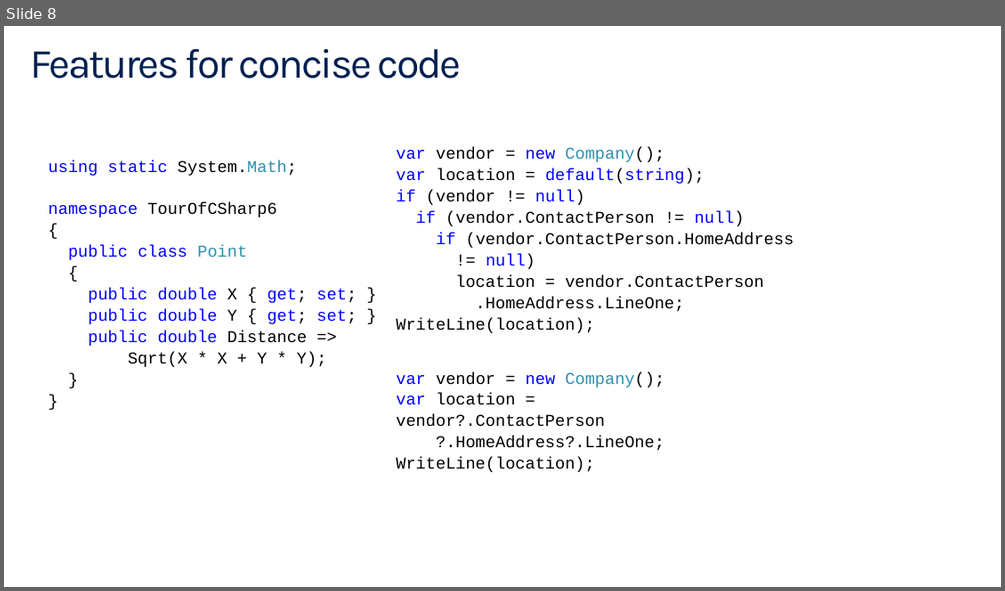
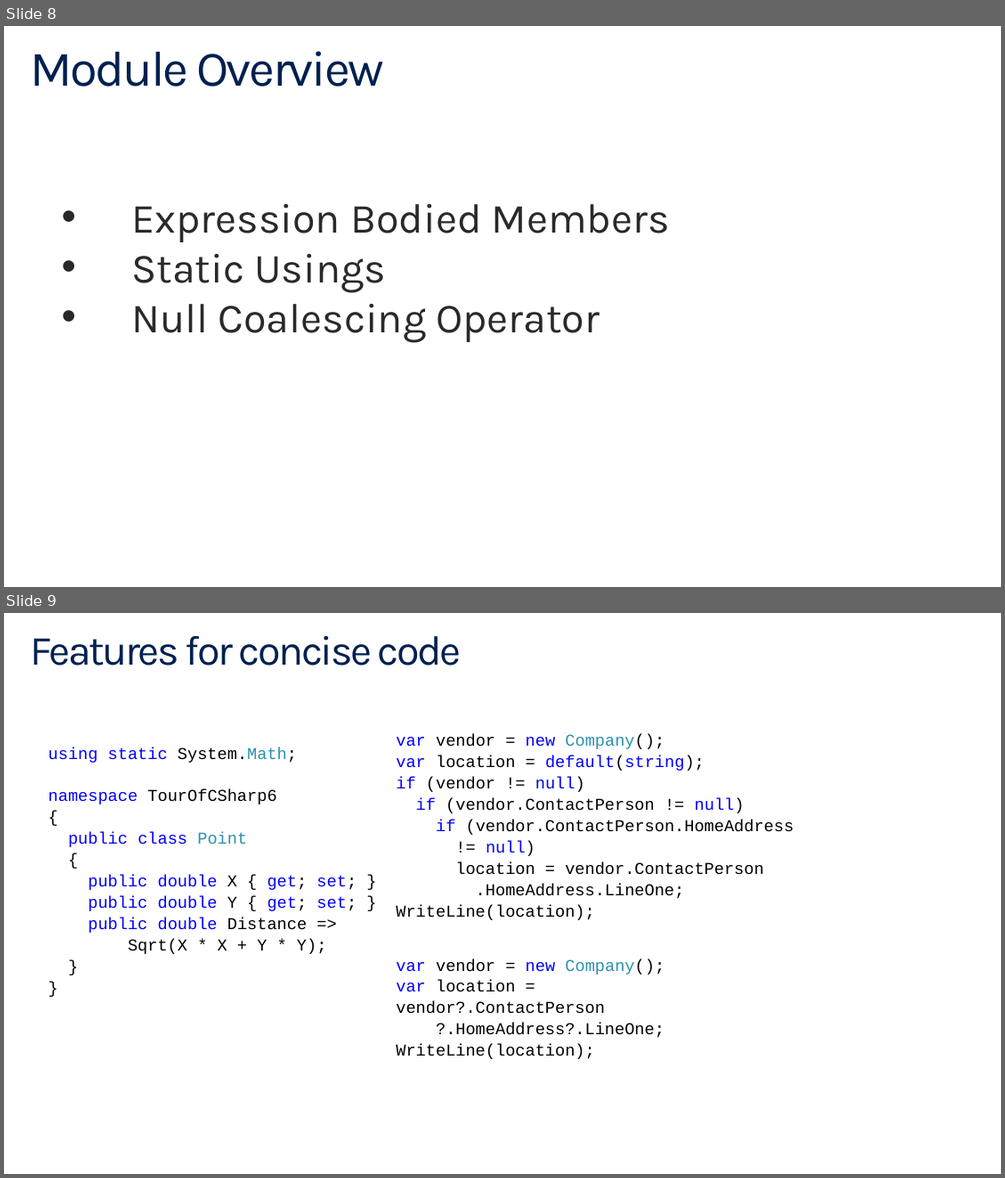
Before and after one commit to BillWagner/MVA-CSharp6, a slide deck: Slides/MVA-What'sNewC#6-Module1.pptx. Shown one above the other, each under a label of ours: slide 8 before the commit, slides 8 and 9 after it. The pictures are 1005x591 and 1005x1178 pixels, drawn with LibreOffice and Linux fonts; fonts in the diff are those of the drawing. Boxes give left, top, right and bottom in pixels: in the first picture for what was removed or moved away, otherwise in the second. Text is boxed around its words. In the diff, an @@ line names an element or a change of style, - is before the commit and + after.

```diff
--- a/Slides/MVA-What'sNewC#6-Module1.pptx
+++ b/Slides/MVA-What'sNewC#6-Module1.pptx
@@ slide 8 added at <box>4,26,1001,587</box>, background #FFFFFF @@
@@ title added at <box>31,51,384,87</box>, 48 pt, text #002050 @@
+Module Overview
@@ text added at <box>131,204,670,342</box>, 40 pt, text #292929 @@
+• Expression Bodied Members
+• Static Usings
+• Null Coalescing Operator
@@ what was slide 8 is now slide 9 @@
```
Also in this commit, not shown: 1 slide changed, 5 other slides added.
